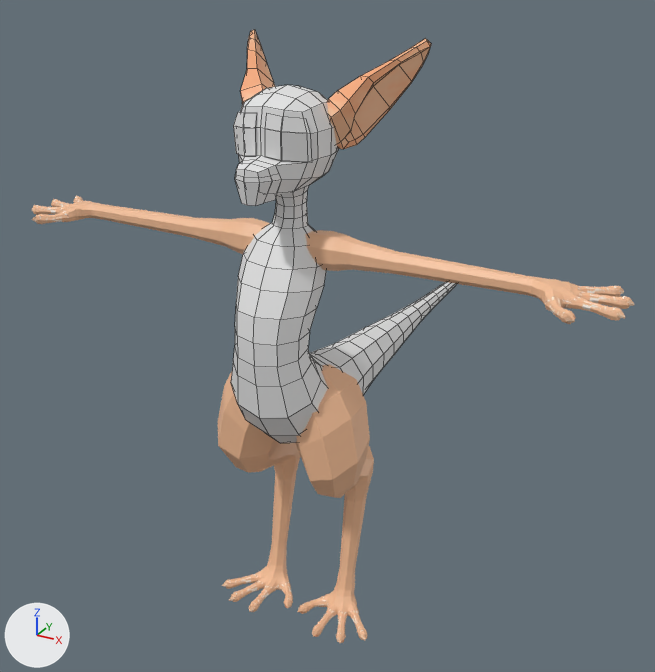
The FBX model Assets/Art/Models/Entities/Yinglet/YingletRig.fbx, before and after one commit.
Before and after are seen from a 50 mm camera at (0.687, -1.152, 1.124) aimed at (-0.075, 0.232, 0.432). Lighting does not change. The marker at lower left points along +X, +Y and +Z. Mesh edges are drawn as thin lines on the coarser meshes. Where no turn or scale is listed for an object, it has been applied to the vertices.

The first picture shows 'YingletBody', 'YingletEars', 'YingletEyes', 'YingletHead', 'YingletLegs', 'YingletMouth'.
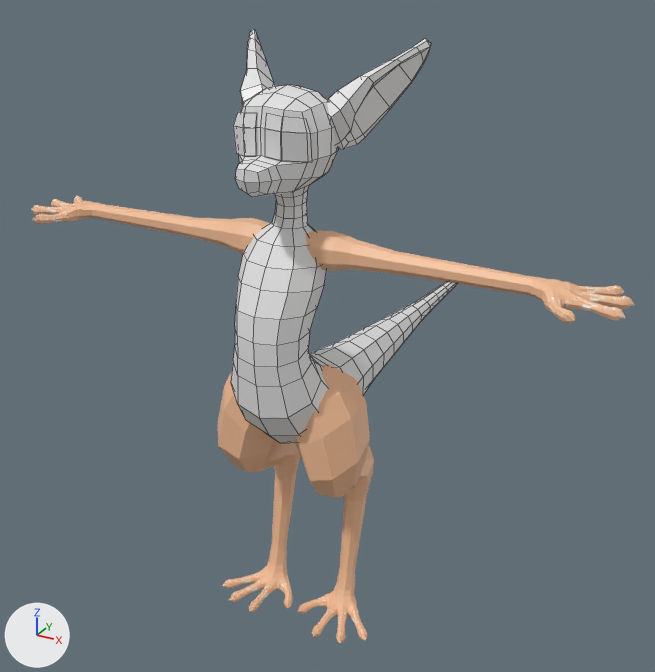
What differs and where, as boxes (x1, y1, x2, y2) in the pictures (655 x 672 px):
'YingletMouth', deleted
    before: (235, 174, 282, 206)
part 1 of me_goblinbase_001, recoloured (brown to grey)
    both: (241, 30, 431, 149)

Edits to the bpy script that builds the scene:
```text
Add mat_yinglethead:
    mat_yinglethead = principled_material('YingletHead')
    mat_yinglethead.base_color = (0.8, 0.8, 0.8)  # white #e7e7e7
    mat_yinglethead.roughness = 0.4
Change me_goblinbase_001:
    used by ob_yingletears; location = (0.0, 0.0, 0.0)
    remove me_goblinbase_001.from_pydata(...)  # 120 vertices, 122 faces; spans x -0.156..0.156, y -0.021..0.129, z 0.842..0.99
    add me_goblinbase_001.from_pydata(...)  # 120 vertices, 118 faces; spans x -0.156..0.156, y -0.021..0.129, z 0.842..0.99
    me_goblinbase_001 part 1: 118 faces spanning x -0.156..0.156, y -0.021..0.129, z 0.842..0.99 switch from mat_yingletear_001 (picture img_yingletear_png) to mat_yinglethead (white #e7e7e7)
Remove ob_yingletmouth:
    ob_yingletmouth = bpy.data.objects.new('YingletMouth', me_cube_006)
    ob_yingletmouth.location = (0.0, 0.0, 0.0)
```
